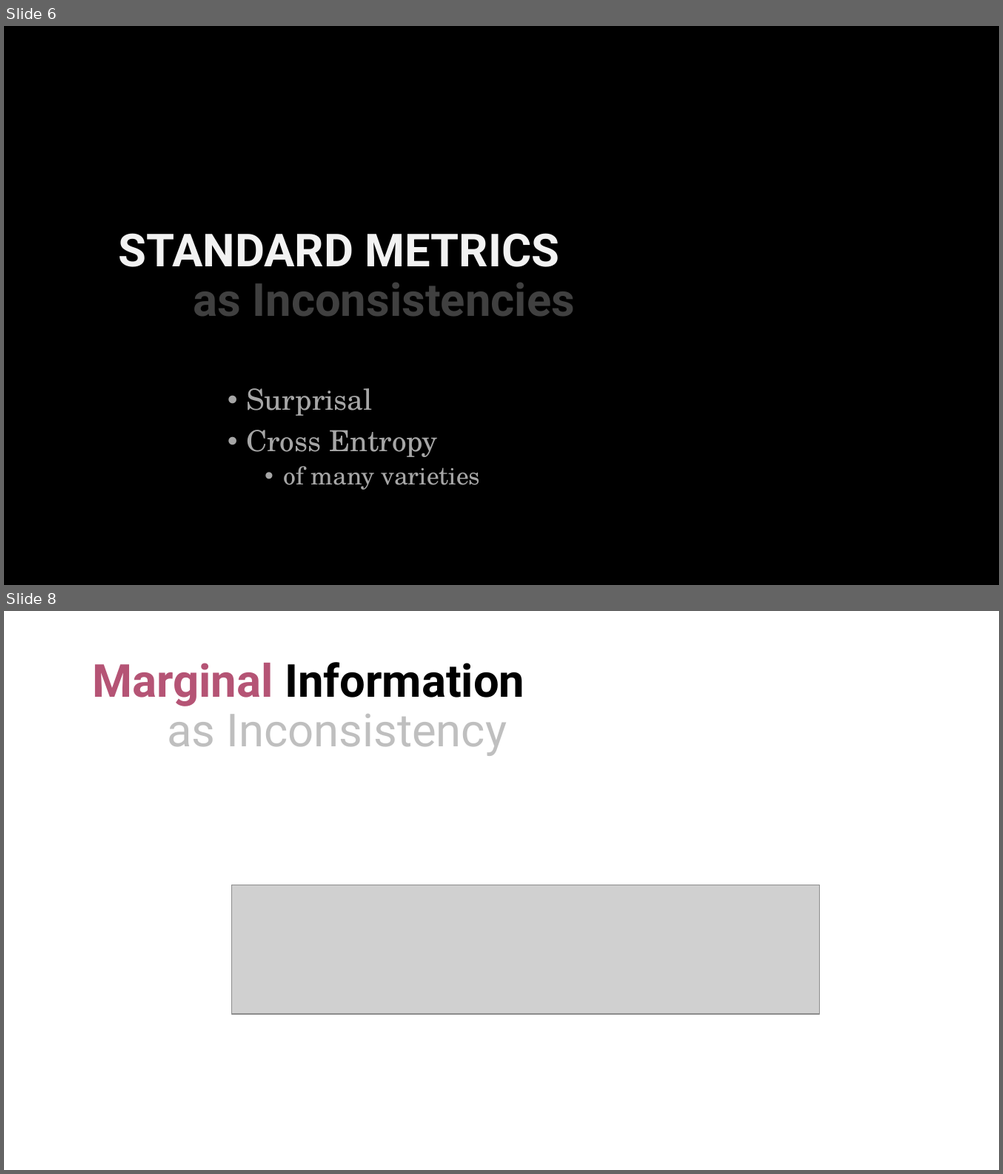
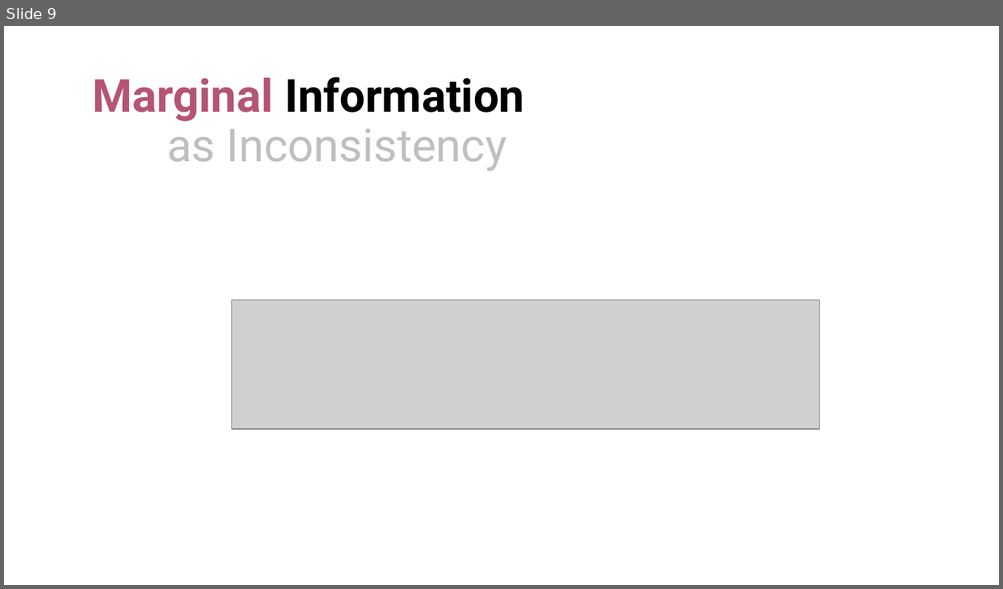
Before and after one commit to orichardson/pdg-expts, a slide deck: present/AISTATS-2022/one-true-loss.pptx. Shown one above the other, each under a label of ours: slides 6 and 8 before the commit, slide 9 after it; the slides between them are not shown. The pictures are 1003x1174 and 1003x589 pixels, drawn with LibreOffice and Linux fonts; fonts in the diff are those of the drawing; grey boxes stand for pictures. Boxes give left, top, right and bottom in pixels: in the first picture for what was removed or moved away, otherwise in the second. Text is boxed around its words. In the diff, an @@ line names an element or a change of style, - is before the commit and + after.

```diff
--- a/present/AISTATS-2022/one-true-loss.pptx
+++ b/present/AISTATS-2022/one-true-loss.pptx
@@ slide 6 removed at [4,26,999,585], background #000000 @@
@@ title removed at [119,233,575,316] @@
-STANDARD METRICS
-as Inconsistencies
@@ text removed at [246,389,481,490] @@
-• Surprisal
-• Cross Entropy
-  • of many varieties
@@ what was slide 8 is now slide 9 @@
```
Also in this commit, not shown: 11 slides changed, 7 slides added, 7 other slides removed, 1 other file.
